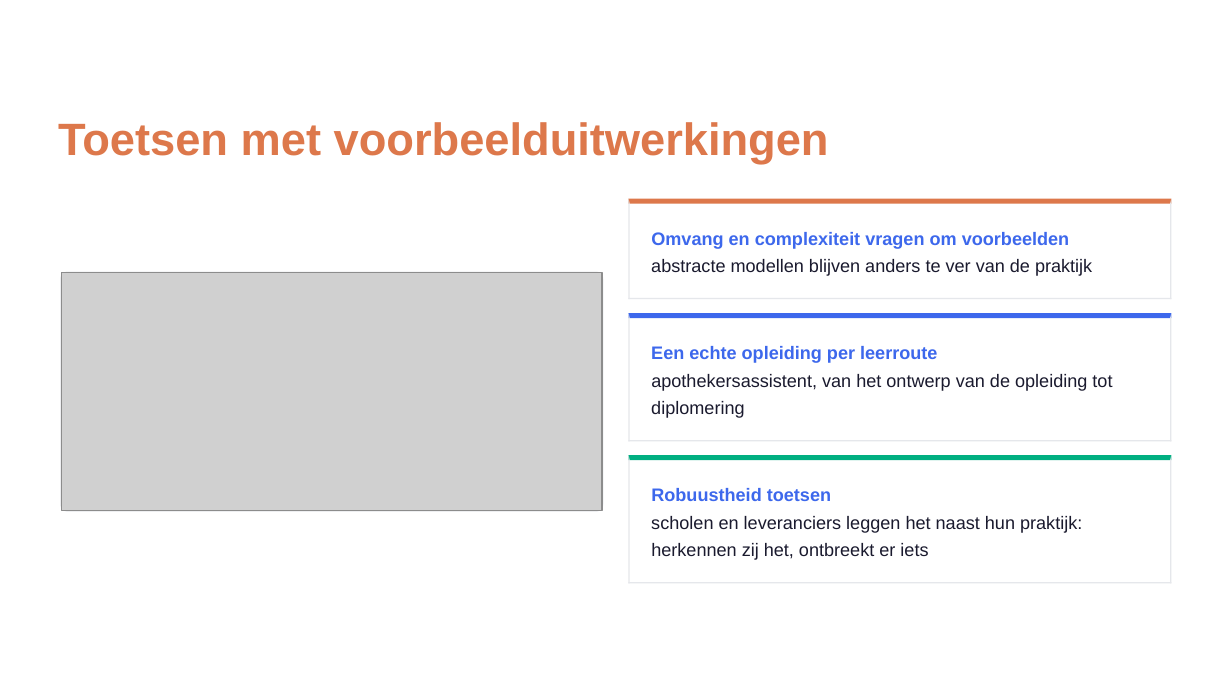
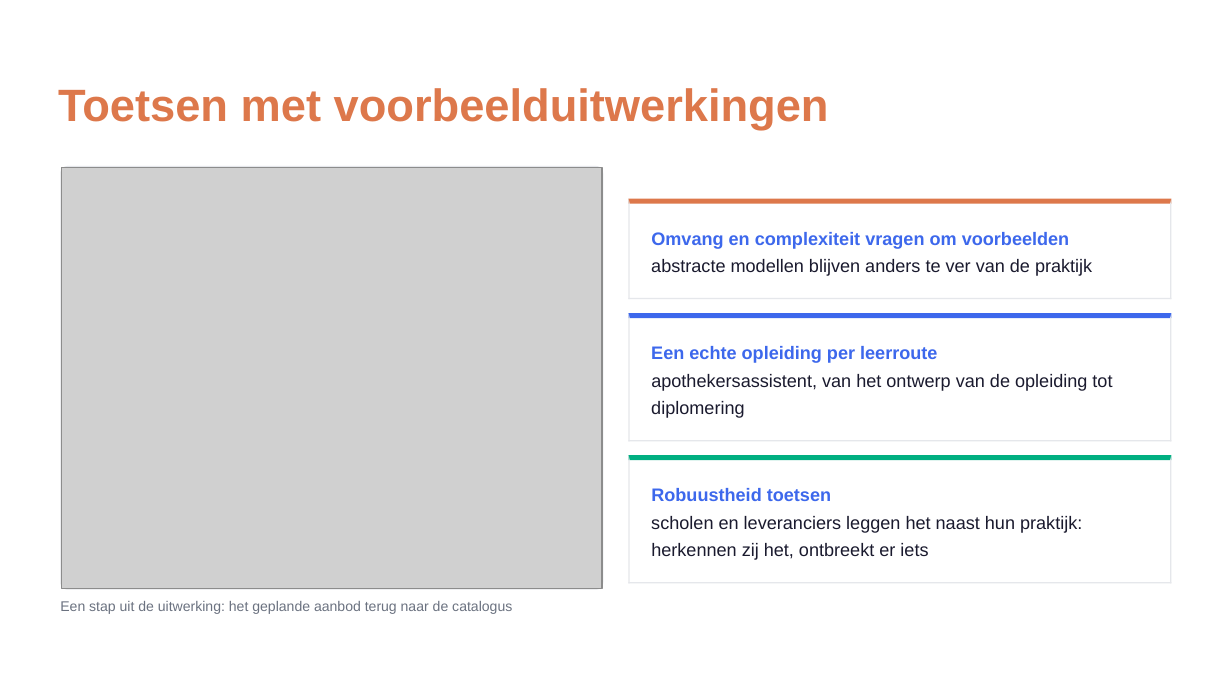
Before and after one commit to Npuls-OKx/meta, a slide deck: slide 5 of presentaties/export/260929_werkgroep_okx_voortgang/260929_werkgroep_okx_voortgang.pptx. Drawn at 1232x694 pixels with LibreOffice and Linux fonts; fonts in the diff are those of the drawing; grey boxes stand for pictures; background and template pictures are left out. Boxes give left, top, right and bottom in pixels: in the first picture for what was removed or moved away, otherwise in the second. Text is boxed around its words. In the diff, an @@ line names an element or a change of style, - is before the commit and + after.

```diff
--- a/presentaties/export/260929_werkgroep_okx_voortgang/260929_werkgroep_okx_voortgang.pptx
+++ b/presentaties/export/260929_werkgroep_okx_voortgang/260929_werkgroep_okx_voortgang.pptx
@@ text "Toetsen met voorbeelduitwerkingen": place and size @@
-text "Toetsen met voorbeelduitwerkingen" at box(58, 122, 829, 164)
+text "Toetsen met voorbeelduitwerkingen" at box(58, 88, 829, 130)
@@ freeform shape: place and size @@
-freeform shape at box(62, 273, 603, 512)
+freeform shape at box(62, 167, 603, 589)
@@ picture: place and size @@
-picture at box(62, 273, 602, 510)
+picture at box(62, 168, 602, 589)
@@ freeform shape added at box(62, 167, 603, 589), fill #FFFFFF @@
@@ text added at box(60, 601, 512, 614), 8.4 pt, text #6B7280 @@
+Een stap uit de uitwerking: het geplande aanbod terug naar de catalogus
```
Also in this commit, not shown: 1 other slide changed, 3 other files.
